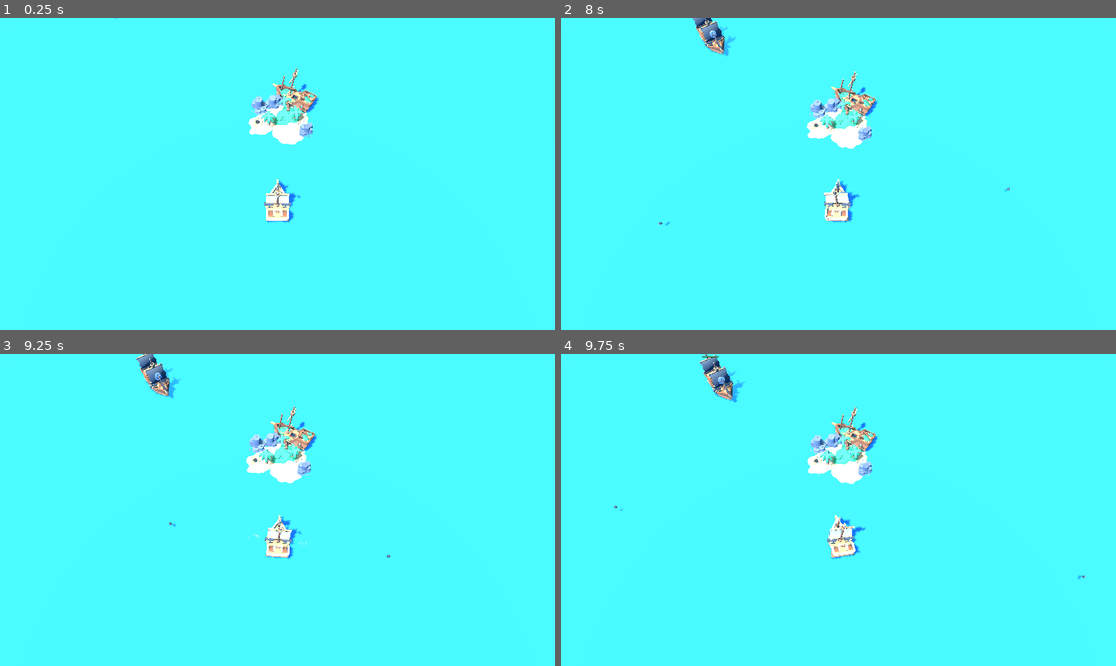
Above: before the commit, frames 1-4 (two rows, left to right).
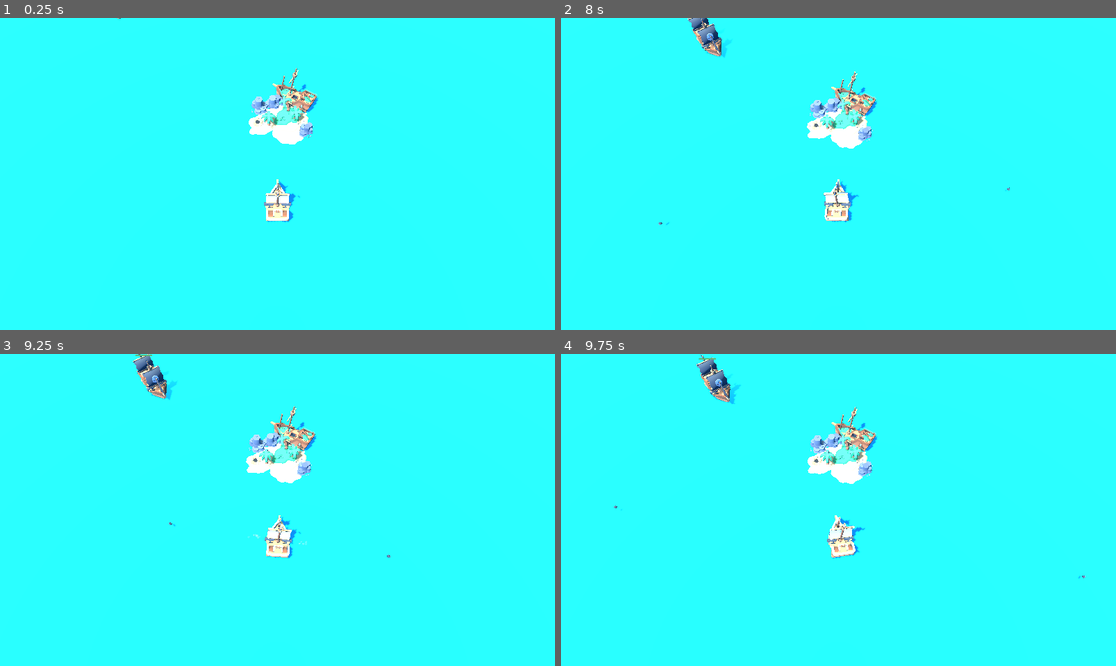
Above: after the commit, the same moments.

Repository: Zalex300701/BattleBoat
Game: Godot game, scene res://scenes/game.tscn
Two runs of this game, one before a commit and one after it. Both use one fixed random seed, a clock stepped at 60 frames per second and the inputs below.
Inputs (mouse positions are in pixels of both pictures, inside the frame that each line leads up to):
- Up to frame 1 (0.25 s): no input
- Up to frame 2 (8 s): tap Enter at 0.5 s; move the mouse to (960, 158) at 0.52 s; hold D (turn_right) 0.53-1.28 s; tap Space at 0.6, 0.77, 1.07, 1.35, 1.52, 1.82, 2.1, 2.85, 3.02, 3.32, 3.6, 3.77, 4.07, 4.35, 4.52, 4.82, 5.1, 5.85, 6.02, 6.32, 6.6, 6.77, 7.07, 7.35, 7.52, 7.82 s; click (960, 158) at 0.67 s; move the mouse to (727, 189) at 1.27 s; hold S (move_backward) 1.28-2.03 s; move the mouse to (894, 105) at 2.02 s; hold D (turn_right) 2.03-2.78 s; move the mouse to (810, 236) at 2.77 s; hold W (move_forward) 2.78-3.53 s; click (810, 236) at 2.92 s; move the mouse to (1005, 220) at 3.52 s; hold A (turn_left) 3.53-5.03 s; move the mouse to (672, 127) at 4.27 s; move the mouse to (866, 174) at 5.02 s; hold S (move_backward) 5.03-5.78 s; click (866, 174) at 5.17 s; move the mouse to (755, 96) at 5.77 s; hold D (turn_right) 5.78-6.53 s; move the mouse to (960, 158) at 6.52 s; hold W (move_forward) 6.53-7.28 s; move the mouse to (727, 189) at 7.27 s; hold D (turn_right) from 7.28 s (still down); click (727, 189) at 7.42 s
- Up to frame 3 (9.25 s): move the mouse to (333, 441) at 8.02 s; release D (turn_right) at 8.03 s; hold S (move_backward) 8.03-8.78 s; tap Space at 8.1, 8.85, 9.02 s; move the mouse to (249, 572) at 8.77 s; hold A (turn_left) from 8.78 s (still down)
- Up to frame 4 (9.75 s): tap Space at 9.32, 9.6 s; move the mouse to (1005, 556) at 9.52 s; release A (turn_left) at 9.53 s; hold W (move_forward) from 9.53 s (still down); click (1005, 556) at 9.67 s

The runs differ from the first frame. In frame 1, 98% of the frame differs, in the area x 0-100%, y 0-100%; in frame 2, 98%; in frame 3, 98%; in frame 4, 98%.

Commit message:
Rework of enemy AI
- Lot of bugs, but concept is here

Diff:
--- a/boat-battle/scenes/explosion.tscn
+++ b/boat-battle/scenes/explosion.tscn
@@ -136,8 +136,16 @@
 [sub_resource type="CurveTexture" id="CurveTexture_8vjrv"]
 curve = SubResource("Curve_iiiqe")
 
+[sub_resource type="Curve" id="Curve_eeiap"]
+_data = [Vector2(0, 0.0137283), 0.0, 2.78826, 0, 0, Vector2(1, 1), 0.0646062, 0.0, 0, 0]
+point_count = 2
+
+[sub_resource type="CurveTexture" id="CurveTexture_o8fq7"]
+curve = SubResource("Curve_eeiap")
+
 [sub_resource type="ParticleProcessMaterial" id="ParticleProcessMaterial_f77ju"]
 direction = Vector3(0, 0, 0)
+spread = 10.0
 initial_velocity_min = 3.0
 initial_velocity_max = 10.0
 gravity = Vector3(0, 0, 4)
@@ -145,6 +153,7 @@
 linear_accel_max = 5.0
 scale_min = 0.2
 scale_max = 0.6
+scale_curve = SubResource("CurveTexture_o8fq7")
 alpha_curve = SubResource("CurveTexture_8vjrv")
 
 [sub_resource type="Curve" id="Curve_sxybm"]
--- a/boat-battle/scenes/game.tscn
+++ b/boat-battle/scenes/game.tscn
@@ -170,14 +170,20 @@
 [node name="pirate_medium" parent="Enemies" node_paths=PackedStringArray("player") instance=ExtResource("20_djtef")]
 transform = Transform3D(1, 0, 0, 0, 1, 0, 0, 0, 1, -42.6965, 0, -59.012)
 player = NodePath("../../Player")
+cannonball_scene = ExtResource("17_umxtd")
+explosion_scene = ExtResource("18_wnxhs")
 
 [node name="pirate_medium2" parent="Enemies" node_paths=PackedStringArray("player") instance=ExtResource("20_djtef")]
 transform = Transform3D(1, 0, 0, 0, 1, 0, 0, 0, 1, 63.078, 0, -93.5427)
 player = NodePath("../../Player")
+cannonball_scene = ExtResource("17_umxtd")
+explosion_scene = ExtResource("18_wnxhs")
 
 [node name="pirate_medium3" parent="Enemies" node_paths=PackedStringArray("player") instance=ExtResource("20_djtef")]
 transform = Transform3D(1, 0, 0, 0, 1, 0, 0, 0, 1, -8.91049, 0, -145.877)
 player = NodePath("../../Player")
+cannonball_scene = ExtResource("17_umxtd")
+explosion_scene = ExtResource("18_wnxhs")
 
 [node name="Models" type="Node3D" parent="."]
 transform = Transform3D(1, 0, 0, 0, 1, 0, 0, 0, 1, 5.36585, 0, 60.0949)
--- a/boat-battle/scenes/ocean.tscn
+++ b/boat-battle/scenes/ocean.tscn
@@ -1,17 +1,27 @@
-[gd_scene load_steps=4 format=3 uid="uid://dp5lyuvq1kbpa"]
+[gd_scene load_steps=5 format=3 uid="uid://dp5lyuvq1kbpa"]
 
-[ext_resource type="Shader" path="res://shader/test_shader.gdshader" id="1_2gnd7"]
+[ext_resource type="Shader" path="res://shader/ocean.gdshader" id="1_n4f5w"]
 
-[sub_resource type="ShaderMaterial" id="ShaderMaterial_asp12"]
-render_priority = 10
-shader = ExtResource("1_2gnd7")
-shader_parameter/WaterColor = Color(0.156863, 0.537255, 1, 1)
+[sub_resource type="ViewportTexture" id="ViewportTexture_kwvu6"]
+viewport_path = NodePath("/root/Ocean")
 
-[sub_resource type="PlaneMesh" id="PlaneMesh_ct15m"]
-material = SubResource("ShaderMaterial_asp12")
+[sub_resource type="ShaderMaterial" id="ShaderMaterial_b0bkq"]
+resource_local_to_scene = true
+render_priority = 0
+shader = ExtResource("1_n4f5w")
+shader_parameter/WaterColor = Color(0, 0.65, 1, 1)
+shader_parameter/FoamColor = Color(1, 1, 1, 1)
+shader_parameter/FoamThreshold = 0.05
+shader_parameter/FoamWidth = 0.1
+shader_parameter/depth_texture = SubResource("ViewportTexture_kwvu6")
+
+[sub_resource type="PlaneMesh" id="PlaneMesh_gxgic"]
+material = SubResource("ShaderMaterial_b0bkq")
 size = Vector2(128, 128)
 subdivide_width = 32
 subdivide_depth = 32
 
-[node name="Ocean" type="MeshInstance3D"]
-mesh = SubResource("PlaneMesh_ct15m")
+[node name="Ocean" type="Node3D"]
+
+[node name="Plane" type="MeshInstance3D" parent="."]
+mesh = SubResource("PlaneMesh_gxgic")
--- a/boat-battle/scenes/pirate_medium.tscn
+++ b/boat-battle/scenes/pirate_medium.tscn
@@ -419,6 +419,7 @@
 [node name="SubViewport" type="SubViewport" parent="."]
 transparent_bg = true
 size = Vector2i(400, 32)
+render_target_update_mode = 4
 
 [node name="Panel" type="Panel" parent="SubViewport"]
 anchors_preset = 15
--- a/boat-battle/scripts/pirate_movement.gd
+++ b/boat-battle/scripts/pirate_movement.gd
@@ -2,13 +2,26 @@
 
 @export var player: Node3D
 @export var max_health: int = 3
+@export var cannonball_scene: PackedScene
+@export var explosion_scene: PackedScene
 
+# Movement variables
+var max_speed: float = 2.5
+var acceleration: float = 1.5
+var deceleration: float = 1.0
+var current_speed:float = 0.0
+var turn_speed: float = 1.0
+
+# Firing variables
+var firing_range: float = 40.0
+var min_range: float = 5.0
+var shoot_cooldown: float = 1.5
+var current_cooldown: float = 0.0
+var can_shoot: bool = true
+
+# Other parameters
 var current_health: int = max_health
-var max_speed = 2.5
-var acceleration = 1.5
-var deceleration = 1.0
-var current_speed = 0.0
-var turn_speed = 1.5
+var trigger_range: float = 100.0
 
 func _ready():
 	$ship_pirate_medium.rotate_y(deg_to_rad(180))
@@ -17,26 +30,99 @@
 func _physics_process(delta):
 	if not player:
 		return
-	move_towards_player(delta)
 
-func move_towards_player(delta):
-	var direction = (player.global_transform.origin - global_transform.origin).normalized()
-	direction.y = 0  # Ignore la hauteur
+	# Update shooting cooldown
+	if not can_shoot:
+		current_cooldown -= delta
+		if current_cooldown <= 0:
+			can_shoot = true
 
-	# Faire tourner l'ennemi vers le joueur
-	var target_rotation = global_transform.looking_at(player.global_transform.origin, Vector3.UP).basis
-	global_transform.basis = global_transform.basis.slerp(target_rotation, turn_speed * delta)
+	# Calculate direction and distance to player
+	var to_player = player.global_transform.origin - global_transform.origin
+	var distance = to_player.length()
+	to_player.y = 0 # Keep it on the horizontal plane
+	var direction = to_player.normalized()
 
-	# Gérer l'accélération progressive
-	var target_speed = max_speed
-	if current_speed < target_speed:
-		current_speed += acceleration * delta
-	elif current_speed > target_speed:
-		current_speed -= deceleration * delta
+	# Decide behavior based on distance
+	if distance > firing_range:
+		approach_player(delta, direction)
+	elif distance < min_range:
+		retreat_from_player(delta, direction)
+	else:
+		align_for_firing(delta, direction)
 
-	# Appliquer la vitesse
-	velocity = -global_transform.basis.z * current_speed
+	# Apply movement
+	velocity = velocity.lerp(velocity, deceleration * delta) # Smooth stopping
 	move_and_slide()
+
+func _process(_delta):
+	# Optimization: Disable physics when far from player
+	if global_transform.origin.distance_to(player.global_transform.origin) > trigger_range:
+		set_physics_process(false)
+	else:
+		set_physics_process(true)
+
+func approach_player(delta: float, direction: Vector3):
+	current_speed = min(current_speed + acceleration * delta, max_speed)
+	velocity = direction * current_speed
+	var target_basis = global_transform.looking_at(player.global_transform.origin, Vector3.UP).basis
+	global_transform.basis = global_transform.basis.slerp(target_basis, turn_speed * delta)
+
+func retreat_from_player(delta: float, direction: Vector3):
+	current_speed = min(current_speed + acceleration * delta, max_speed)
+	velocity = -direction * current_speed
+	var target_basis = global_transform.looking_at(global_transform.origin - direction, Vector3.UP).basis
+	global_transform.basis = global_transform.basis.slerp(target_basis, turn_speed * delta)
+
+func align_for_firing(delta: float, direction: Vector3):
+	current_speed = max(current_speed - deceleration * delta, 0.0)
+
+	# Align side cannons (90° or -90°)
+	var right_side = global_transform.basis.x.normalized()
+	var left_side = -right_side
+	var dot_right = right_side.dot(direction)
+	var dot_left = left_side.dot(direction)
+
+	# Choose the side facing the player
+	var target_side = right_side if dot_right > dot_left else left_side
+	var target_basis = Basis.looking_at(target_side.cross(Vector3.UP), Vector3.UP)
+	global_transform.basis = global_transform.basis.slerp(target_basis, turn_speed * delta)
+
+	# Fire when aligned
+	var alignment = target_side.dot(direction)
+	if abs(alignment) > 0.95 and can_shoot: # 95% aligned
+		shoot(direction, target_side)
+
+func shoot(player_direction: Vector3, firing_side: Vector3):
+	if not cannonball_scene or not explosion_scene:
+		return
+
+	# Start cooldown
+	can_shoot = false
+	current_cooldown = shoot_cooldown
+
+	# Choose cannon spawn point based on firing side
+	var cannon_spawn = $right_cannon/right_cannonball_spawn if firing_side == global_transform.basis.x else $left_cannon/left_cannonball_spawn
+
+	if cannon_spawn:
+		# Spawn cannonball
+		var cannonball = cannonball_scene.instantiate()
+		get_parent().add_child(cannonball)
+
+		# Position cannonball
+		cannonball.global_transform.origin = cannon_spawn.global_transform.origin
+
+		# Fire toward player
+		var speed = 50 # Match player's cannonball speed
+		if cannonball is Area3D:
+			cannonball.launch(player_direction, speed)
+
+		# Add explosion effect
+		var explosion = explosion_scene.instantiate()
+		explosion.global_transform.origin = cannon_spawn.global_transform.origin
+		explosion.rotation = rotation if firing_side == global_transform.basis.x else rotation + Vector3(0, deg_to_rad(180), 0)
+		get_parent().add_child(explosion)
+		explosion.cannon_explosion()
 
 # Handle being hit by cannonball
 func take_damage():
@@ -55,9 +141,6 @@
 
 func die():
 	print("Enemy destroyed!")
-
-	# Load and instance the explosion scene
-	var explosion_scene = preload("res://scenes/explosion.tscn")  # Adjust the path if needed
 	var explosion_instance = explosion_scene.instantiate()
 
 	# Set the explosion's position to the explosion_marker position
--- /dev/null
+++ b/boat-battle/shader/ocean.gdshader
@@ -0,0 +1,23 @@
+shader_type spatial;
+
+uniform vec3 WaterColor : source_color = vec3(0.0, 1.0, 0.98);
+uniform vec3 FoamColor : source_color = vec3(1.0, 1.0, 1.0);
+uniform float FoamThreshold : hint_range(0.0, 1.0) = 0.05;
+uniform float FoamWidth : hint_range(0.0, 1.0) = 0.1;
+uniform sampler2D depth_texture;
+
+void fragment() {
+    // Get depth information
+    float depth = texture(depth_texture, SCREEN_UV).r;
+    float water_depth = FRAGCOORD.z;
+    float depth_diff = abs(depth - water_depth);
+
+    // Foam calculation
+    float foam = smoothstep(FoamThreshold, FoamThreshold + FoamWidth, depth_diff);
+    foam = 1.0 - foam;
+
+    // Mix water and foam colors
+    vec3 final_color = mix(WaterColor, FoamColor, foam);
+
+    ALBEDO = final_color;
+}
--- a/boat-battle/shader/test_shader.gdshader
+++ b/boat-battle/shader/test_shader.gdshader
@@ -1,9 +1,32 @@
 shader_type spatial;
 
-uniform vec3 WaterColor: source_color = vec3(0.0, 1.0, 0.98);
-
+uniform vec3 WaterColor : source_color = vec3(0.0, 1.0, 0.98);
+uniform vec3 FoamColor : source_color = vec3(1.0, 1.0, 1.0);
+uniform vec3 DepthColor : source_color = vec3(0.0, 0.5, 0.8);
+uniform float FoamThreshold : hint_range(0.0, 1.0) = 0.05;
+uniform float FoamWidth : hint_range(0.0, 1.0) = 0.1;
+uniform float DepthFade : hint_range(0.0, 5.0) = 1.0;
+uniform sampler2D depth_texture; // Plain sampler2D, no hint
 
 void fragment() {
-	// Apply final color
-	ALBEDO = WaterColor;
+    // Get depth information
+    float depth = texture(depth_texture, SCREEN_UV).r;
+    float water_depth = FRAGCOORD.z;
+    float depth_diff = abs(depth - water_depth);
+
+    // Foam calculation (for objects above or intersecting)
+    float foam = smoothstep(FoamThreshold, FoamThreshold + FoamWidth, depth_diff);
+    foam = 1.0 - foam;
+
+    // Depth effect (for objects below)
+    float depth_factor = 0.0;
+    if (depth > water_depth) { // Object is below water
+        depth_factor = clamp((depth - water_depth) * DepthFade, 0.0, 1.0);
+    }
+    vec3 base_color = mix(WaterColor, DepthColor, depth_factor);
+
+    // Mix with foam
+    vec3 final_color = mix(base_color, FoamColor, foam);
+
+    ALBEDO = final_color;
 }
Not shown: 1 places in boat-battle/scenes/explosion.tscn that only renumber resources
